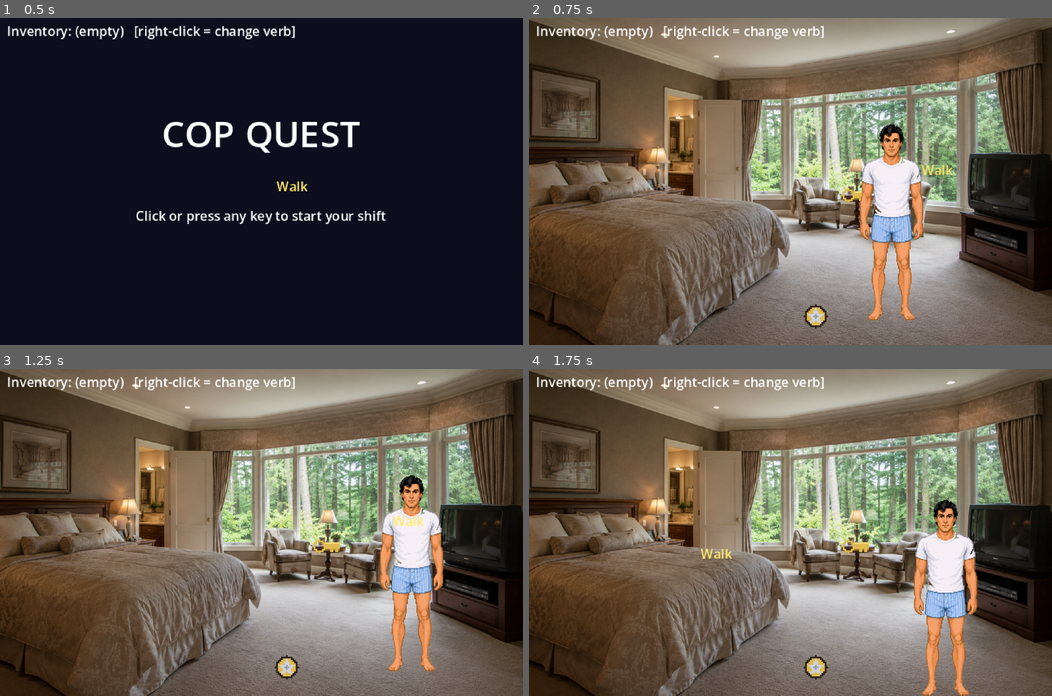
Above: before the commit, frames 1-4 (two rows, left to right).
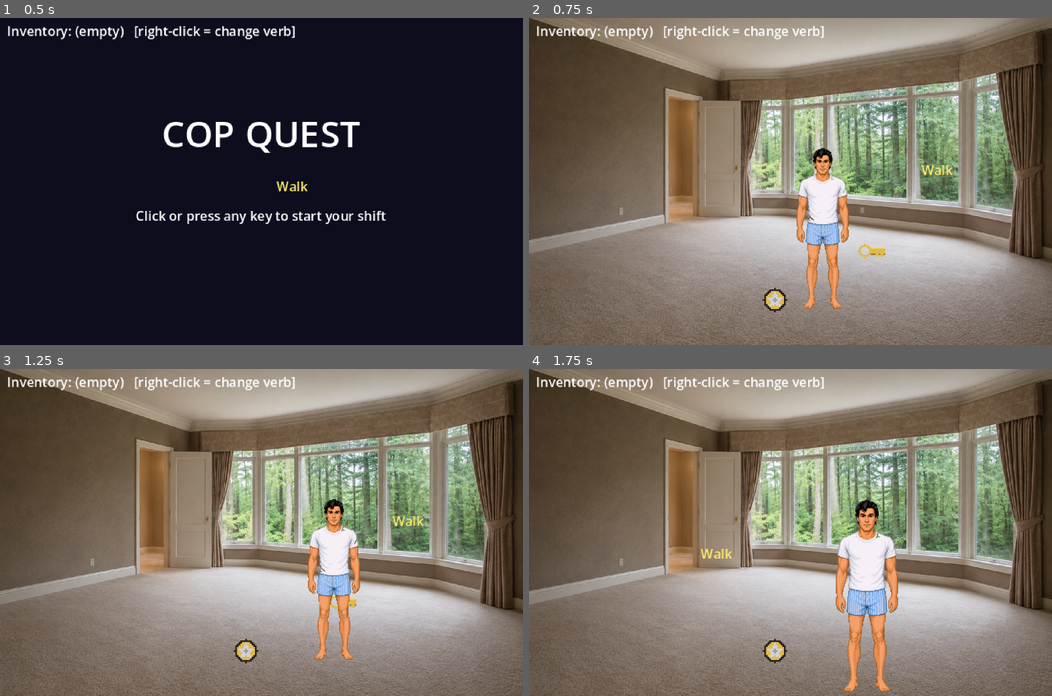
Above: after the commit, the same moments.

Repository: jrizio/cop-quest
Game: Godot game, scene res://scenes/main.tscn
The game is run twice, just before and just after one commit, with the same random seed, the same clock (stepped at 60 frames per second) and the same inputs.
Inputs (mouse positions are in pixels of both pictures, inside the frame that each line leads up to):
- Up to frame 1 (0.5 s): no input
- Up to frame 2 (0.75 s): tap Enter at 0.5 s; move the mouse to (905, 165) at 0.52 s; hold Right (ui_right) from 0.53 s (still down); click (905, 165) at 0.67 s
- Up to frame 3 (1.25 s): keep holding Right (ui_right)
- Up to frame 4 (1.75 s): move the mouse to (685, 548) at 1.27 s; release Right (ui_right) at 1.28 s; hold Down (ui_down) from 1.28 s (still down); click (685, 548) at 1.42 s

Frame 1 is identical in both runs. In frame 2, 51% of the frame differs, in the area x 0-100%, y 0-100%; in frame 3, 51%; in frame 4, 52%.

Commit message:
bedroom scene fixes

Diff:
--- a/scenes/rooms/bedroom.tscn
+++ b/scenes/rooms/bedroom.tscn
@@ -1,14 +1,17 @@
-[gd_scene load_steps=7 format=3]
+[gd_scene load_steps=6 format=3]
 
 [ext_resource type="PackedScene" path="res://scenes/actors/player.tscn" id="1"]
 [ext_resource type="Script" path="res://scripts/rooms/room.gd" id="2"]
 [ext_resource type="Texture2D" path="res://assets/art/bedroom_bg.png" id="3"]
 [ext_resource type="Texture2D" path="res://assets/art/item_keys.png" id="4"]
 [ext_resource type="Texture2D" path="res://assets/art/item_badge.png" id="5"]
-[ext_resource type="Texture2D" path="res://assets/art/bed.png" id="6"]
 
 [node name="Bedroom" type="Node2D"]
 script = ExtResource("2")
+persp_far_y = 129.0
+persp_near_y = 200.0
+persp_far_scale = 0.42
+persp_near_scale = 1.0
 
 [node name="Background" type="Sprite2D" parent="."]
 texture_filter = 2
@@ -16,28 +19,32 @@
 centered = false
 scale = Vector2(0.25, 0.25)
 
+[node name="WalkArea" type="Polygon2D" parent="."]
+color = Color(0, 1, 0, 0.25)
+polygon = PackedVector2Array(0, 148, 82, 133, 130, 129, 252, 132, 284, 142, 306, 156, 318, 170, 318, 198, 2, 198)
+
 [node name="Spawns" type="Node2D" parent="."]
 
 [node name="Default" type="Marker2D" parent="Spawns"]
-position = Vector2(210, 185)
+position = Vector2(170, 178)
 
 [node name="FromDriveway" type="Marker2D" parent="Spawns"]
-position = Vector2(140, 152)
+position = Vector2(102, 140)
 
 [node name="Hotspots" type="Node2D" parent="."]
 
 [node name="Keys" type="Marker2D" parent="Hotspots"]
-position = Vector2(200, 108)
+position = Vector2(210, 142)
 metadata/action = "pickup"
 metadata/item_id = "car_keys"
 metadata/label = "car keys"
-metadata/look = "Your car keys, on the side table. You'll need these to drive the cruiser."
+metadata/look = "Your car keys, lying on the carpet by the window. You'll need these to drive the cruiser."
 
 [node name="KeysVisual" type="Sprite2D" parent="Hotspots/Keys"]
 texture = ExtResource("4")
 
 [node name="Badge" type="Marker2D" parent="Hotspots"]
-position = Vector2(175, 182)
+position = Vector2(150, 172)
 metadata/action = "pickup"
 metadata/item_id = "badge"
 metadata/label = "badge"
@@ -47,24 +54,14 @@
 texture = ExtResource("5")
 
 [node name="Door" type="Marker2D" parent="Hotspots"]
-position = Vector2(115, 138)
+position = Vector2(96, 134)
 metadata/action = "exit"
 metadata/target = "res://scenes/rooms/driveway.tscn"
 metadata/spawn = "FromBedroom"
-metadata/look = "The doorway leading out of your bedroom."
+metadata/look = "The open door leading out of your bedroom."
 
 [node name="World" type="Node2D" parent="."]
 y_sort_enabled = true
 
-[node name="Bed" type="Node2D" parent="World"]
-position = Vector2(0, 177)
-
-[node name="BedSprite" type="Sprite2D" parent="World/Bed"]
-texture_filter = 2
-texture = ExtResource("6")
-centered = false
-scale = Vector2(0.25, 0.25)
-position = Vector2(0, -104)
-
 [node name="Player" parent="World" instance=ExtResource("1")]
-position = Vector2(210, 185)
+position = Vector2(170, 178)
--- a/scripts/actors/player.gd
+++ b/scripts/actors/player.gd
@@ -6,13 +6,25 @@
 ## When a click-walk reaches its destination, the optional on_arrive callback
 ## fires once — this is how "walk to the hotspot, THEN apply the verb" works.
 ##
-## Rendered via a pixel-art Sprite2D child (assets/art/officer.png) whose origin
-## (0,0) sits at the character's feet. Directional animation comes later.
+## The walkable area is a polygon (the room's visible floor), set by the room
+## from a Polygon2D child named "WalkArea". The origin (0,0) is at the
+## character's feet, so the polygon constrains where the feet can stand.
+## Rooms without a WalkArea fall back to the `bounds` rectangle.
 
 @export var speed: float = 60.0
 
-## Movement is clamped to this rectangle, set by the room on spawn.
+## Fallback rectangle when no walk polygon is set.
 var bounds: Rect2 = Rect2(0, 0, 320, 200)
+
+## Visible-floor polygon in room coordinates. Empty = use bounds.
+var walk_poly: PackedVector2Array = PackedVector2Array()
+
+## Perspective scaling (Sierra style): the character shrinks toward the back of
+## the room. Set by the room. Disabled while near_y <= far_y.
+var persp_far_y: float = 0.0      # room Y of the deepest walkable line
+var persp_near_y: float = 0.0     # room Y of the front of the screen
+var persp_far_scale: float = 1.0  # character scale at far_y
+var persp_near_scale: float = 1.0 # character scale at near_y
 
 var _target: Vector2
 var _has_target: bool = false
@@ -20,10 +32,17 @@
 
 
 ## Walk to a world point. If on_arrive is given, it fires once on arrival.
+## The destination is clamped into the walkable area.
 func walk_to(point: Vector2, on_arrive: Callable = Callable()) -> void:
-	_target = point
+	_target = clamp_to_walkable(point)
 	_has_target = true
 	_on_arrive = on_arrive
+
+
+## Teleport (spawn) to a point, applying walkable clamping and perspective.
+func place_at(point: Vector2) -> void:
+	global_position = clamp_to_walkable(point)
+	_update_perspective()
 
 
 func _process(delta: float) -> void:
@@ -40,8 +59,7 @@
 	if kb != Vector2.ZERO:
 		_has_target = false
 		_on_arrive = Callable()
-		global_position += kb * speed * delta
-		global_position = global_position.clamp(bounds.position, bounds.end)
+		_move(kb * speed * delta)
 		return
 
 	if _has_target:
@@ -53,5 +71,60 @@
 			if cb.is_valid():
 				cb.call()
 		else:
-			global_position += to_target.normalized() * speed * delta
-			global_position = global_position.clamp(bounds.position, bounds.end)
+			_move(to_target.normalized() * speed * delta)
+
+
+## Apply a movement step, sliding along the walkable-area edge when the full
+## step would leave it (try full step, then x-only, then y-only).
+## Steps are scaled with perspective so walking "into" the room looks natural.
+func _move(step: Vector2) -> void:
+	step *= scale.x
+	for attempt in [step, Vector2(step.x, 0.0), Vector2(0.0, step.y)]:
+		var next: Vector2 = global_position + attempt
+		if _is_walkable(next):
+			global_position = next
+			_update_perspective()
+			return
+	# Fully blocked: cancel a pending click-walk so we don't grind forever.
+	_has_target = false
+
+
+func _update_perspective() -> void:
+	if persp_near_y <= persp_far_y:
+		return
+	var t := clampf((global_position.y - persp_far_y) / (persp_near_y - persp_far_y), 0.0, 1.0)
+	var s := lerpf(persp_far_scale, persp_near_scale, t)
+	scale = Vector2(s, s)
+
+
+func _is_walkable(p: Vector2) -> bool:
+	if walk_poly.size() >= 3:
+		return Geometry2D.is_point_in_polygon(p, walk_poly)
+	return p == p.clamp(bounds.position, bounds.end)
+
+
+## Nearest in-area point to `p` (p itself if already inside).
+func clamp_to_walkable(p: Vector2) -> Vector2:
+	if walk_poly.size() >= 3:
+		if Geometry2D.is_point_in_polygon(p, walk_poly):
+			return p
+		var best := p
+		var best_d := INF
+		for i in walk_poly.size():
+			var a := walk_poly[i]
+			var b := walk_poly[(i + 1) % walk_poly.size()]
+			var q := Geometry2D.get_closest_point_to_segment(p, a, b)
+			var d := p.distance_squared_to(q)
+			if d < best_d:
+				best_d = d
+				best = q
+		# Nudge slightly inward so the point tests as inside.
+		return best + (get_polygon_centroid() - best).normalized() * 0.5
+	return p.clamp(bounds.position, bounds.end)
+
+
+func get_polygon_centroid() -> Vector2:
+	var c := Vector2.ZERO
+	for v in walk_poly:
+		c += v
+	return c / walk_poly.size()
--- a/scripts/rooms/room.gd
+++ b/scripts/rooms/room.gd
@@ -18,6 +18,14 @@
 
 @export var bounds: Rect2 = Rect2(0, 0, 320, 200)
 
+## Perspective scaling for the player (Sierra style). The player's scale
+## interpolates from far_scale at far_y to near_scale at near_y.
+## Leave near_y <= far_y to disable (flat rooms).
+@export var persp_far_y: float = 0.0
+@export var persp_near_y: float = 0.0
+@export var persp_far_scale: float = 1.0
+@export var persp_near_scale: float = 1.0
+
 const CLICK_RADIUS := 16.0
 
 var _player: Node2D
@@ -31,11 +39,23 @@
 		_player = get_node_or_null("Player")
 	_player.bounds = bounds
 
+	# Walkable floor: an (invisible) Polygon2D child named "WalkArea". Rooms
+	# without one fall back to the bounds rectangle.
+	var area := get_node_or_null("WalkArea") as Polygon2D
+	if area != null:
+		_player.walk_poly = area.polygon
+		area.visible = false
+
+	_player.persp_far_y = persp_far_y
+	_player.persp_near_y = persp_near_y
+	_player.persp_far_scale = persp_far_scale
+	_player.persp_near_scale = persp_near_scale
+
 	var spawn := get_node_or_null("Spawns/" + GameManager.pending_spawn) as Node2D
 	if spawn == null:
 		spawn = get_node_or_null("Spawns/Default") as Node2D
 	if spawn != null:
-		_player.global_position = spawn.global_position
+		_player.place_at(spawn.global_position)
 
 
 func _input(event: InputEvent) -> void:
Binary file removed: assets/art/bed.png
Binary file changed: assets/art/bedroom_bg.png
Not shown, changed: assets/source/bedroom_new.png.import
Not shown, changed: README.md
